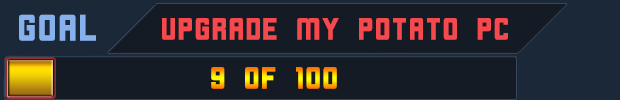
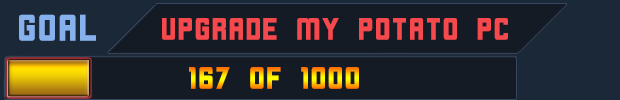
Layered file, before and after one edit (620x100). Changes by layer:
renamed "9 of 100" to "167 of 1000", painted on it over [189, 67, 359, 89]
added layer "Gold Bar copy" above "Gold Bar" over [8, 60, 89, 96]
hid "newgold copy" over [8, 60, 53, 96]
